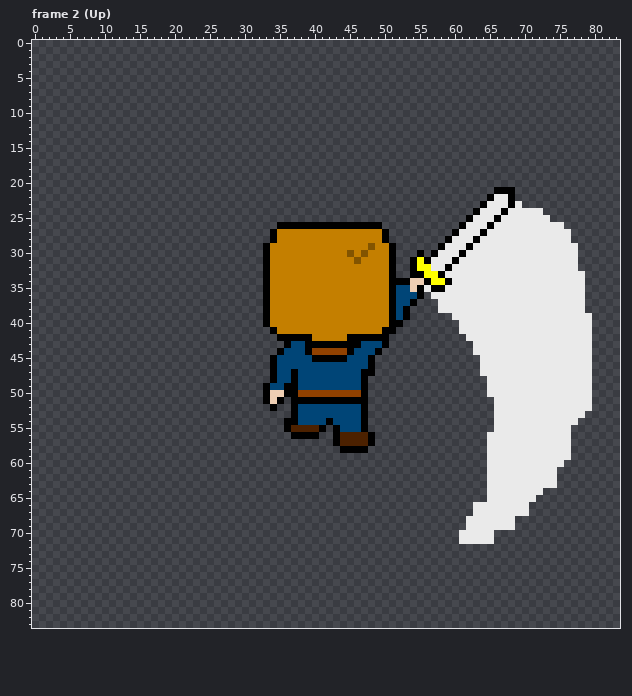
Two states of a pixel-art file, assets/actor/larry/larry_sword_swing.aseprite. The picture above is the old version.
84x84 pixels, 32 frames. Shown: frame 2 (Up). The commit also changed other frames, which this record leaves out.
Now the later version:
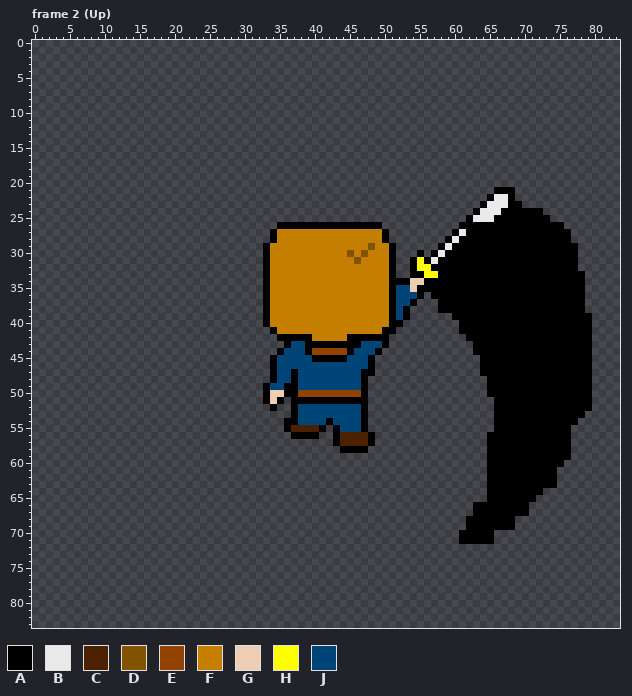
Palette (. is transparent): A #000000  B #eaeaea  C #4c2100  D #825400  E #914100  F #c47f00  G #eeceb3  H #ffff00  J #004577
The commit says: need to improve on the hit mask and make it at least directional.
Edits made:
layer "slash mask" added
Changed rows in their new state; - is an unchanged pixel.
Frame 2 (Up), layer "slash mask":
first column x 56:
23 -------------A----------
24 ------------AAAAA-------
25 -----------AAAAAAA------
26 ------AAA-AAAAAAAAAA----
27 ------AA-AAAAAAAAAAAA---
28 -----AA-AAAAAAAAAAAAA---
29 ----AA-AAAAAAAAAAAAAAA--
30 ---AA-AAAAAAAAAAAAAAAA--
31 --AA-AAAAAAAAAAAAAAAAA--
32 -AA-AAAAAAAAAAAAAAAAAA--
33 ---AAAAAAAAAAAAAAAAAAAA-
34 -AA-AAAAAAAAAAAAAAAAAAA-
35 A--AAAAAAAAAAAAAAAAAAAA-
36 -AAAAAAAAAAAAAAAAAAAAAA-
37 --AAAAAAAAAAAAAAAAAAAAA-
38 --AAAAAAAAAAAAAAAAAAAAA-
39 ----AAAAAAAAAAAAAAAAAAAA
40 -----AAAAAAAAAAAAAAAAAAA
41 -----AAAAAAAAAAAAAAAAAAA
42 ------AAAAAAAAAAAAAAAAAA
43 -------AAAAAAAAAAAAAAAAA
44 -------AAAAAAAAAAAAAAAAA
45 --------AAAAAAAAAAAAAAAA
46 --------AAAAAAAAAAAAAAAA
47 --------AAAAAAAAAAAAAAAA
48 ---------AAAAAAAAAAAAAAA
49 ---------AAAAAAAAAAAAAAA
50 ---------AAAAAAAAAAAAAAA
51 ----------AAAAAAAAAAAAAA
52 ----------AAAAAAAAAAAAAA
53 ----------AAAAAAAAAAAAA-
54 ----------AAAAAAAAAAAA--
55 ----------AAAAAAAAAAA---
56 ---------AAAAAAAAAAAA---
57 ---------AAAAAAAAAAAA---
58 ---------AAAAAAAAAAAA---
59 ---------AAAAAAAAAAAA---
60 ---------AAAAAAAAAAA----
61 ---------AAAAAAAAAA-----
62 ---------AAAAAAAAAA-----
63 ---------AAAAAAAAAA-----
64 ---------AAAAAAAA-------
65 ---------AAAAAAA--------
66 -------AAAAAAAA---------
67 -------AAAAAAAA---------
68 ------AAAAAAA-----------
69 ------AAAAAAA-----------
70 -----AAAAA--------------
71 -----AAAAA--------------
Boxes around the changes in both pictures, in picture pixels (x1, y1, x2, y2):
changed: (424, 201, 592, 544)
